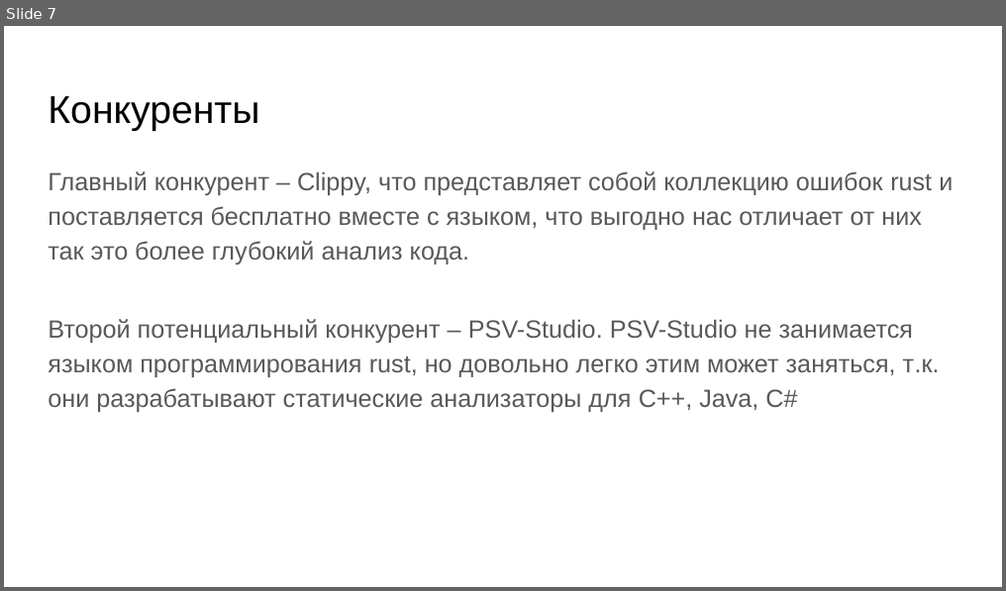
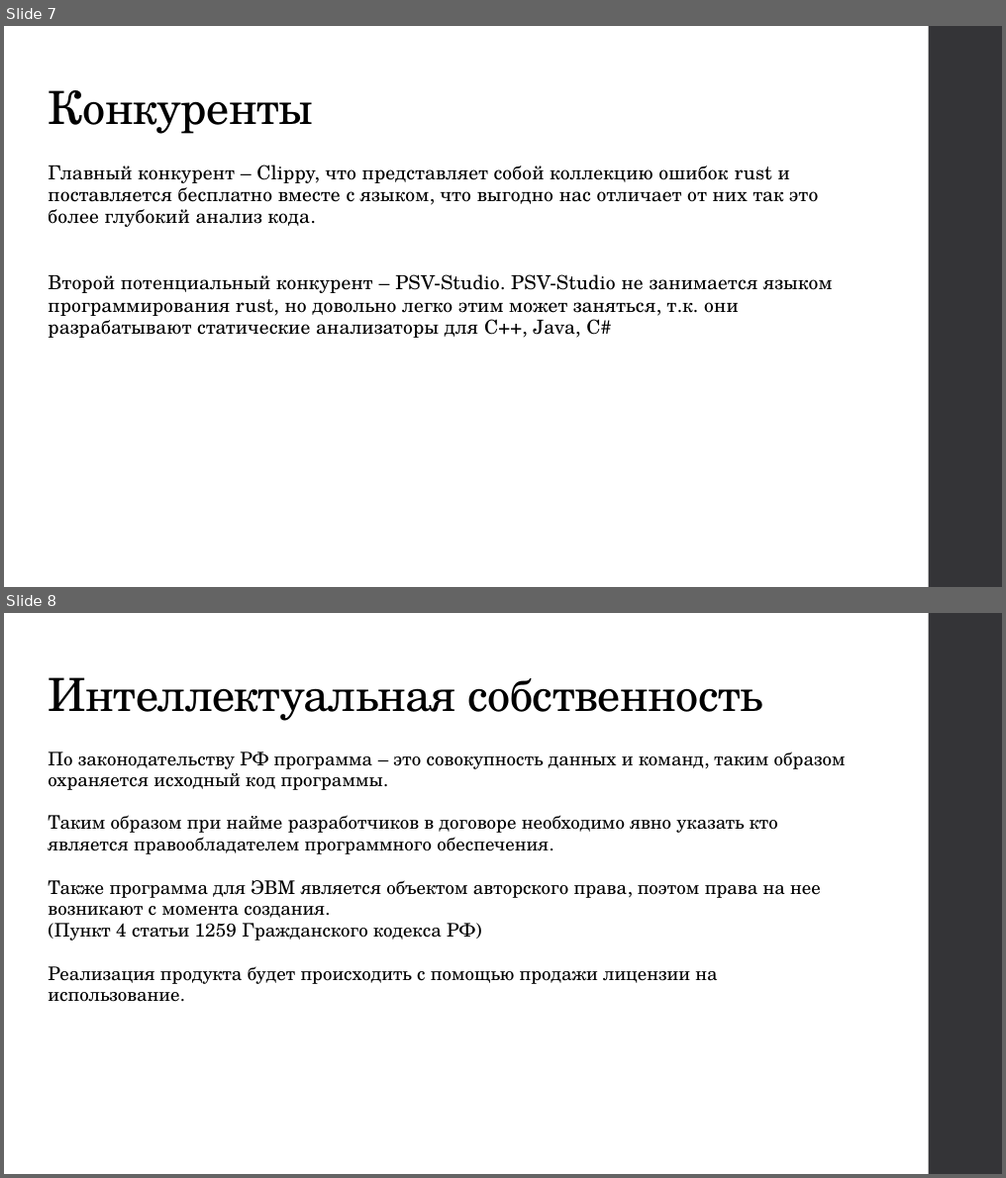
Before and after one commit to rogurotus/Project, a slide deck: Статический анализатор.pptx. Shown one above the other, each under a label of ours: slide 7 before the commit, slides 7 and 8 after it. The pictures are 1006x591 and 1006x1178 pixels, drawn with LibreOffice and Linux fonts; fonts in the diff are those of the drawing. Boxes give left, top, right and bottom in pixels: in the first picture for what was removed or moved away, otherwise in the second. Text is boxed around its words. In the diff, an @@ line names an element or a change of style, - is before the commit and + after.

```diff
--- a/Статический анализатор.pptx
+++ b/Статический анализатор.pptx
@@ slide 8 added at (x1=4, y1=613, x2=1002, y2=1174), background #FFFFFF; not listed: 1 template element that a slide beside it also shows @@
@@ title added at (x1=48, y1=677, x2=762, y2=721), 33 pt, text #000000 @@
+Интеллектуальная собственность
@@ text added at (x1=48, y1=752, x2=846, y2=1002), 13.5 pt, text #000000 @@
+По законодательству РФ программа – это совокупность данных и команд, таким образом охраняется исходный код программы.
+Таким образом при найме разработчиков в договоре необходимо явно указать кто является правообладателем программного обеспечения.
+Также программа для ЭВМ является объектом авторского права, поэтом права на нее возникают с момента создания.
+(Пункт 4 статьи 1259 Гражданского кодекса РФ)
+Реализация продукта будет происходить с помощью продажи лицензии на использование.
@@ slide 7 changed as well @@
@@ rectangle added at (x1=928, y1=26, x2=1002, y2=586), fill #353537 @@
@@ title "Конкуренты" at (x1=48, y1=90, x2=313, y2=134): size 28 to 33 pt, font Arial to TeX Gyre Schola, letter spacing 0 to -0.4 pt; line spacing 1 to 0.9 @@
@@ text "Главный конкурент – Clippy, что ..." at (x1=48, y1=165, x2=832, y2=338): size 18 to 14 pt, font Arial to TeX Gyre Schola, text colour #595959 to #000000, letter spacing 0 to 0.1 pt; line spacing 1.15 to 0.95 @@
```
Also in this commit, not shown: 6 other slides changed, 2 other slides added.
